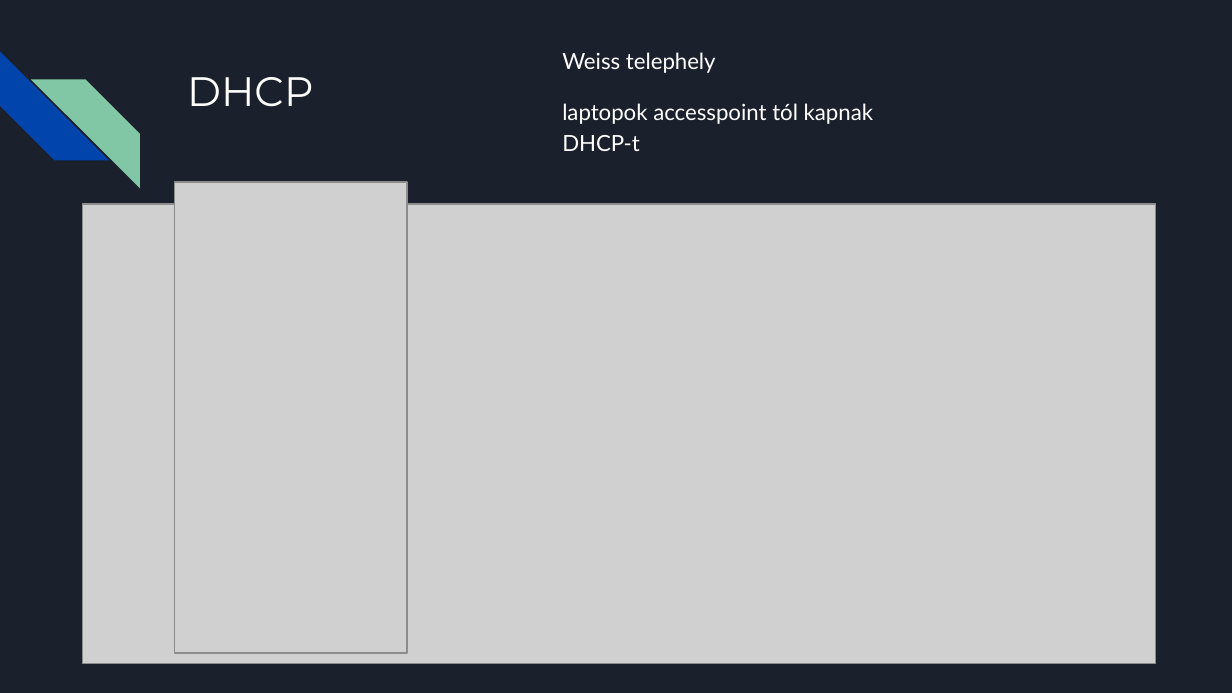
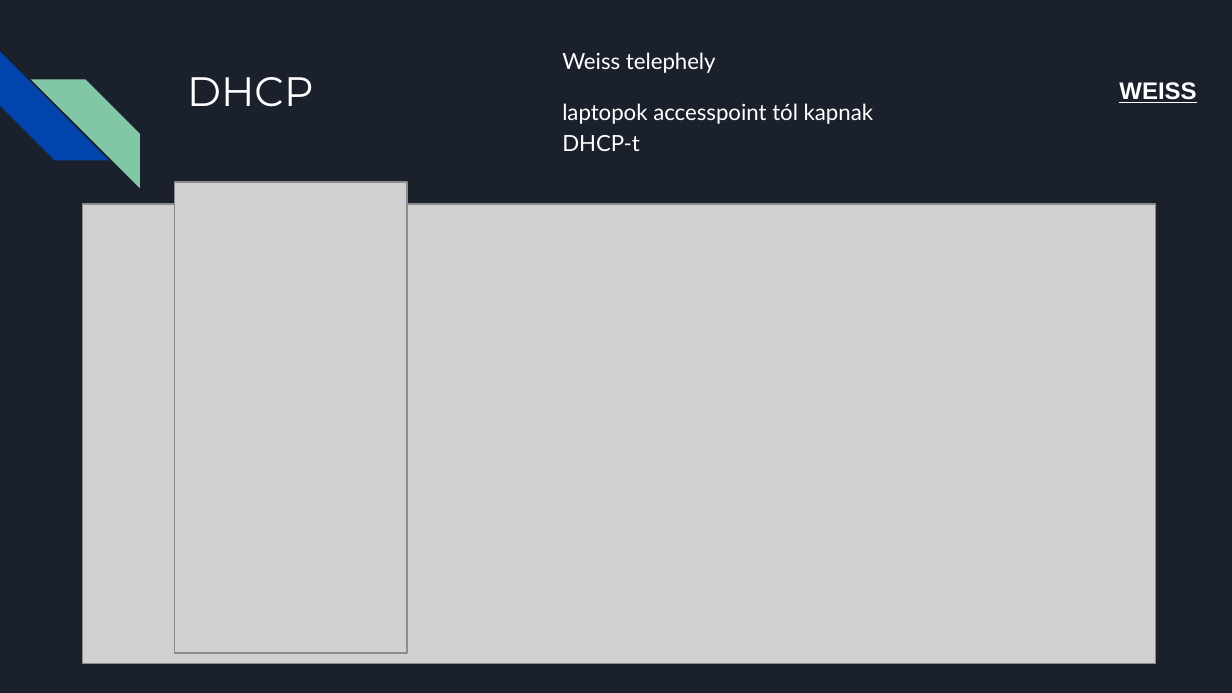
Before and after one commit to XRX265/DotNyetWork, a slide deck: slide 17 of Cím nélküli prezentáció.pptx. Drawn at 1232x693 pixels with LibreOffice and Linux fonts; fonts in the diff are those of the drawing; grey boxes stand for pictures. Boxes give left, top, right and bottom in pixels: in the first picture for what was removed or moved away, otherwise in the second. Text is boxed around its words. In the diff, an @@ line names an element or a change of style, - is before the commit and + after.

```diff
--- a/Cím nélküli prezentáció.pptx
+++ b/Cím nélküli prezentáció.pptx
@@ text added at <box>1119,82,1196,103</box>, 14 pt, text #FFFFFF, bold, underline @@
+WEISS
```
Also in this commit, not shown: 14 other slides changed.
